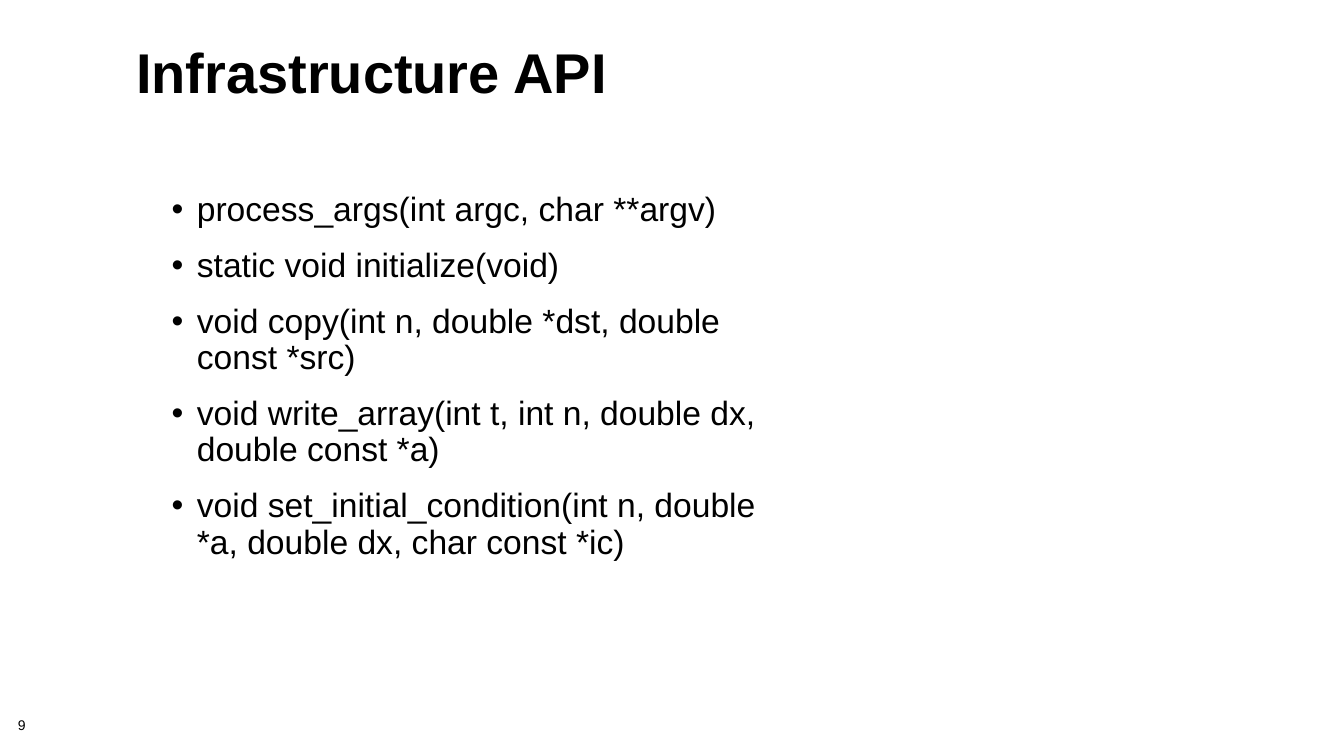
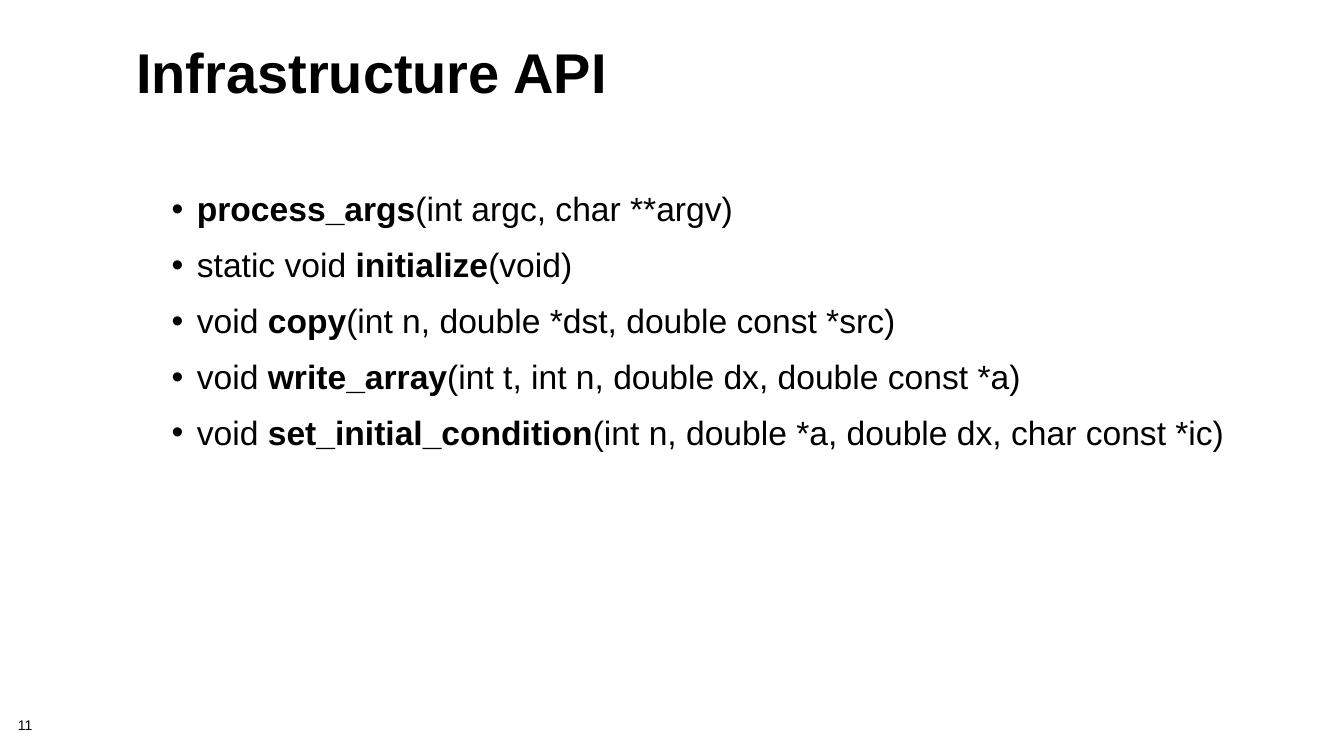
Before and after one commit to bssw-tutorial/presentations, a slide deck: slide 11 of design.pptx (slide 9 before the commit). Drawn at 1344x756 pixels with LibreOffice and Linux fonts; fonts in the diff are those of the drawing; background and template pictures are left out. Boxes give left, top, right and bottom in pixels: in the first picture for what was removed or moved away, otherwise in the second. Text is boxed around its words. In the diff, an @@ line names an element or a change of style, - is before the commit and + after.

```diff
--- a/design.pptx
+++ b/design.pptx
@@ text "process_args(int argc, char **argv)" at [197,196,1224,452]: bold on in "process_args(int", "initialize(void)", "copy(int", "write_array(int" and 1 more places @@
@@ page number at [18,720,33,730]: text changed @@
-9
+11
```
Also in this commit, not shown: 4 other slides changed, 12 slides added, 1 other file.
